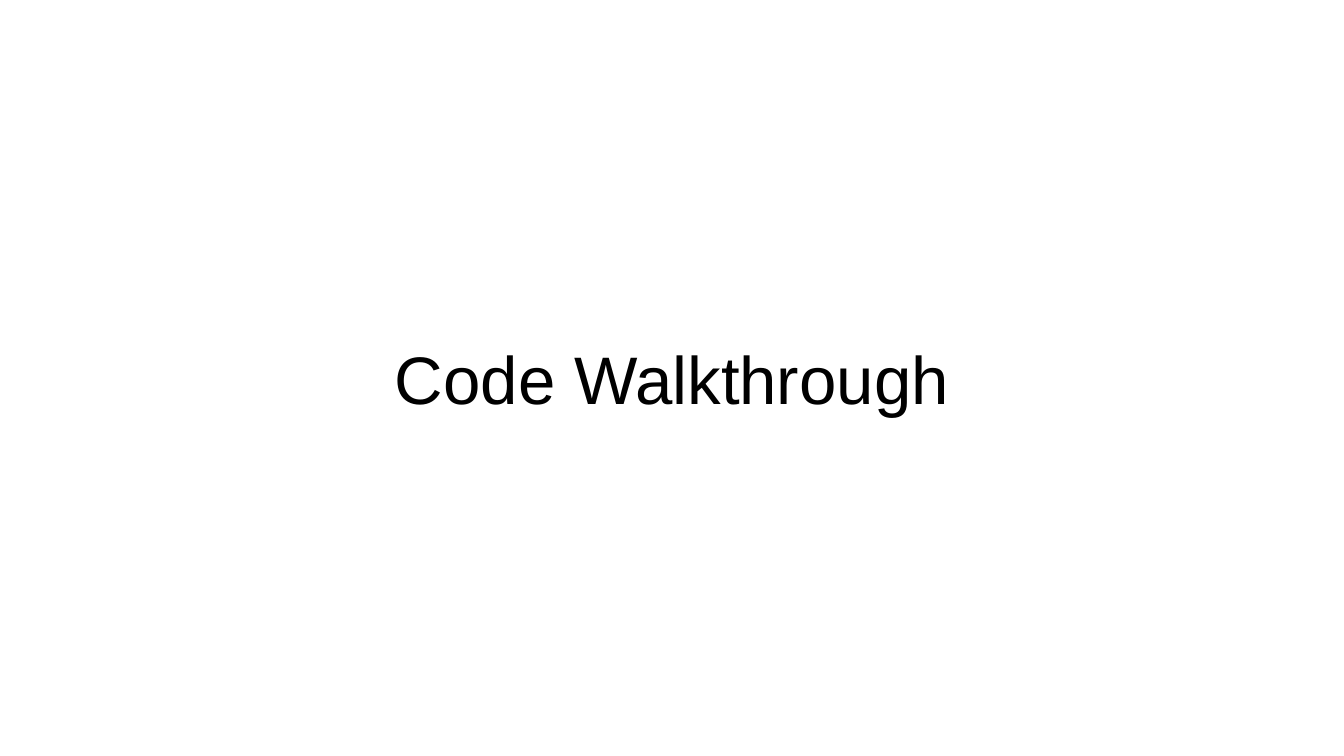
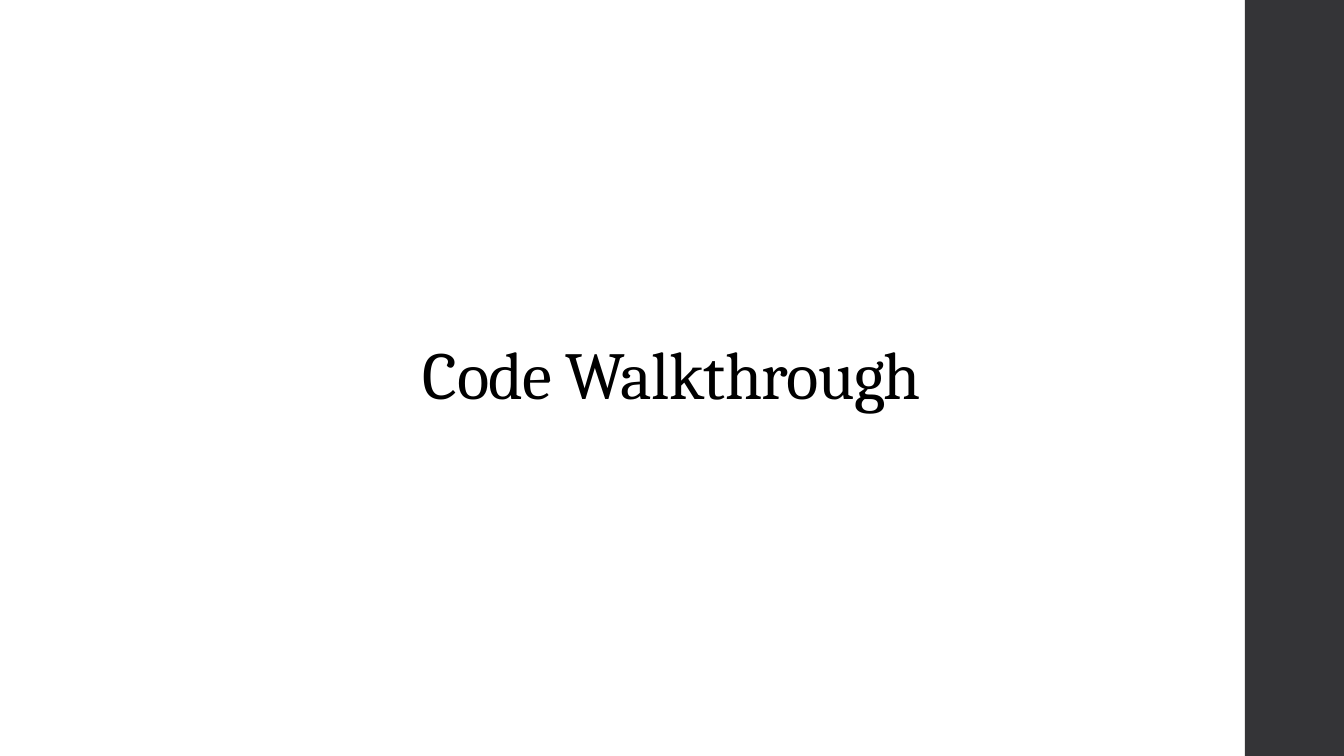
Before and after one commit to dbout01/cse310, a slide deck: slide 5 of course-conclusion/team_demo.pptx. Drawn at 1344x756 pixels with LibreOffice and Linux fonts; fonts in the diff are those of the drawing. Boxes give left, top, right and bottom in pixels: in the first picture for what was removed or moved away, otherwise in the second. Text is boxed around its words. In the diff, an @@ line names an element or a change of style, - is before the commit and + after.

```diff
--- a/course-conclusion/team_demo.pptx
+++ b/course-conclusion/team_demo.pptx
@@ rectangle added at [1245,0,1344,755], fill #353537 @@
@@ title "Code Walkthrough" at [423,352,921,414]: font Arial to Cambria, letter spacing 0 to -0.4 pt; line spacing 1 to 0.9 @@
```
Also in this commit, not shown: 4 other slides changed, 1 slide added, 1 slide removed, 2 other files.
